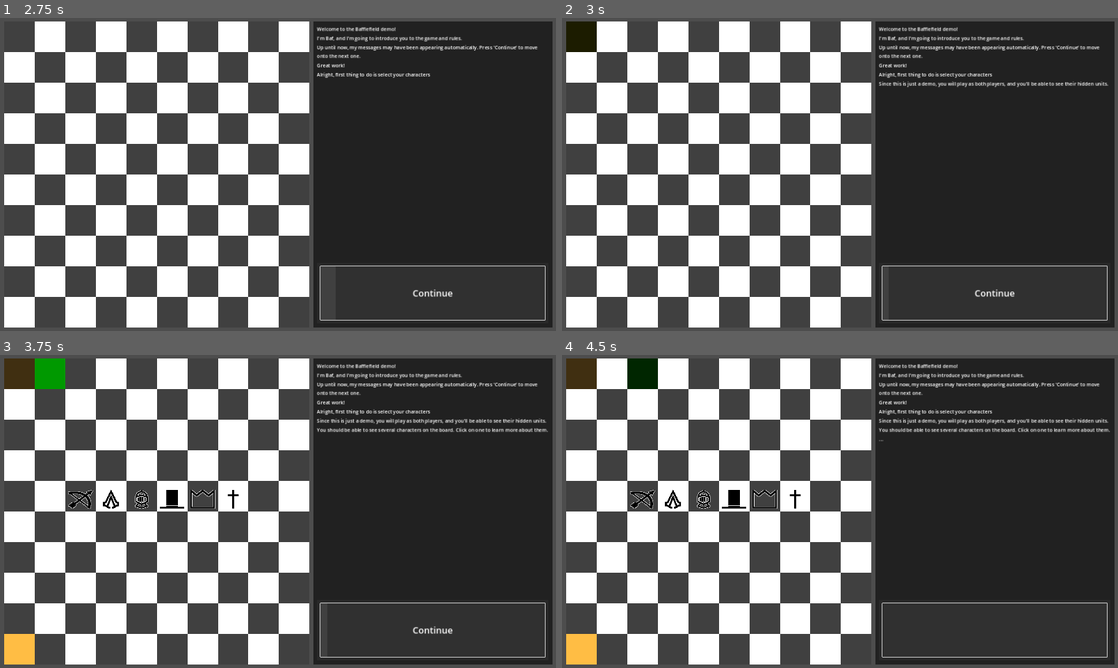
Above: before the commit, frames 1-4 (two rows, left to right).
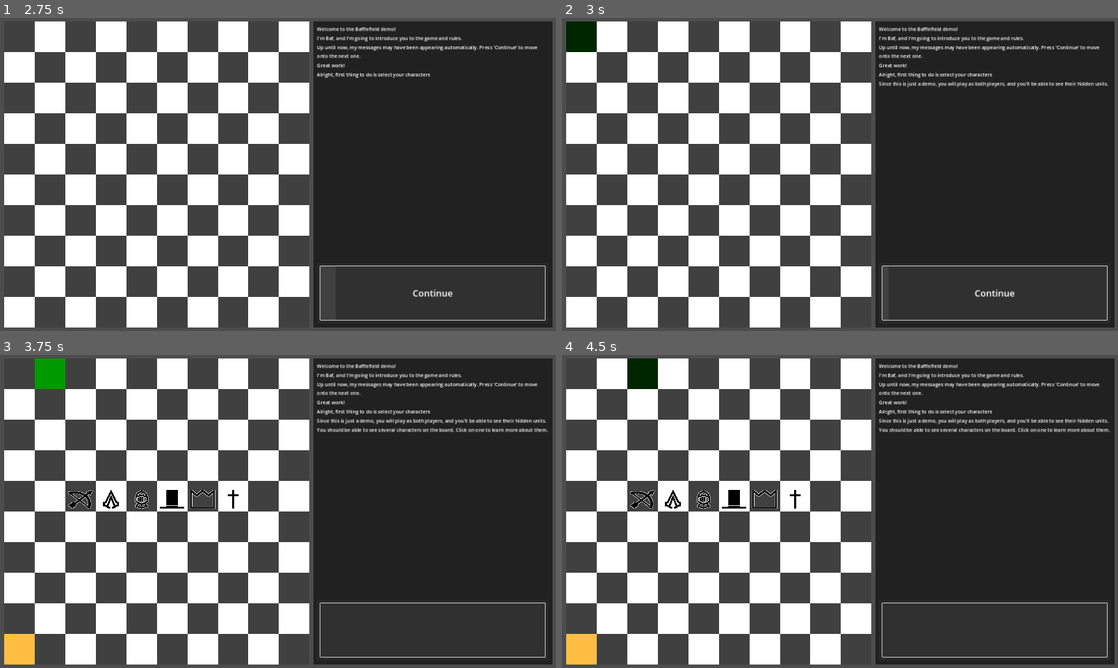
Above: after the commit, the same moments.

Repository: Taliesin268/Bafflefield
Game: Godot game, scene res://scenes/Bafflefield.tscn
The game is run twice, just before and just after one commit, with the same random seed, the same clock (stepped at 60 frames per second) and the same inputs.
Inputs (mouse positions are in pixels of both pictures, inside the frame that each line leads up to):
- Up to frame 1 (2.75 s): click "Continue" at 0.5 s; click "Continue" at 1.25 s; click "Continue" at 2 s
- Up to frame 2 (3 s): tap Enter at 2.75 s; move the mouse to (578, 36) at 2.77 s; click (578, 36) at 2.92 s
- Up to frame 3 (3.75 s): tap Space at 3.5 s; move the mouse to (50, 373) at 3.52 s; click (50, 373) at 3.67 s
- Up to frame 4 (4.5 s): tap Enter at 4.25 s; move the mouse to (639, 373) at 4.27 s; click (639, 373) at 4.42 s

Frame 1 is identical in both runs. In frame 2, 0.5% of the frame differs, in the area x 0-7%, y 1-11%; in frame 3, 0.6%, in the area x 0-82%, y 1-90%; in frame 4, 0.5%.

Commit message:
finished board setup

Diff:
--- a/Unit.gd
+++ b/Unit.gd
@@ -9,8 +9,12 @@
 	set(value):
 		defeated = value
 		_update_unit_sprite()
+var unit_type_name: String:
+	get:
+		return UnitType.keys()[_unit_type]
 
 # PRIVATE VARIABLES
+var _visible: bool = true
 var _hidden: bool = false
 var _unit_type: UnitType
 var _sprite_set: UnitSpriteSet
@@ -19,12 +23,28 @@
 # PUBLIC FUNCTIONS
 func init(unit_type: UnitType, white = false):
 	_unit_type = unit_type
+	_white = white
 	_set_unit_sprite_values()
-	_white = white
 	_update_unit_sprite()
 
 func reveal():
 	_hidden = false
+	_update_unit_sprite()
+
+func hide_unit():
+	_hidden = true
+	_update_unit_sprite()
+
+func update_visibility(visibility: Board.BoardVisibility):
+	match visibility:
+		Board.BoardVisibility.ALL: _visible = true
+		Board.BoardVisibility.NONE: _visible = false
+		Board.BoardVisibility.WHITE:
+			if _white: _visible = true
+			else: _visible = false
+		Board.BoardVisibility.BLACK:
+			if _white: _visible = false
+			else: _visible = true
 	_update_unit_sprite()
 
 func get_unit_name():
@@ -32,36 +52,30 @@
 
 # PRIVATE FUNCTIONS
 func _update_unit_sprite():
-	if _white:
-		if defeated:
-			texture = _sprite_set.white_defeated_sprite
-		elif _hidden:
-			texture = _sprite_set.white_hidden_sprite
-		else:
-			texture = _sprite_set.white_sprite
-	else:
-		if defeated:
-			texture = _sprite_set.defeated_sprite
-		elif _hidden:
+	if defeated:
+		texture = _sprite_set.defeated_sprite
+	elif _hidden:
+		if _visible:
 			texture = _sprite_set.hidden_sprite
 		else:
-			texture = _sprite_set.base_sprite
+			texture = _sprite_set.unknown_sprite
+	else:
+		texture = _sprite_set.base_sprite
 
 func _set_unit_sprite_values():
-	_sprite_set = UnitSpriteSet.new()
+	_sprite_set = UnitSpriteSet.new() as UnitSpriteSet
+	var ending = ".png"
+	if _white:
+		ending = "-white.png"
 	var base_path = str("res://assets/units/",get_unit_name(),"/",get_unit_name())
-	_sprite_set.base_sprite = load(str(base_path,".png"))
-	_sprite_set.white_sprite = load(str(base_path,"-white.png"))
-	_sprite_set.hidden_sprite = load(str(base_path,"-hidden.png"))
-	_sprite_set.white_hidden_sprite = load(str(base_path,"-hidden-white.png"))
-	_sprite_set.defeated_sprite = load(str(base_path,"-defeated.png"))
-	_sprite_set.white_defeated_sprite = load(str(base_path,"-defeated-white.png"))
+	_sprite_set.base_sprite = load(str(base_path,ending))
+	_sprite_set.hidden_sprite = load(str(base_path,"-hidden",ending))
+	_sprite_set.defeated_sprite = load(str(base_path,"-defeated",ending))
+	_sprite_set.unknown_sprite = load(str("res://assets/units/hidden-piece",ending))
 
 # SUBCLASSES
 class UnitSpriteSet:
 	var base_sprite
-	var white_sprite
 	var hidden_sprite
-	var white_hidden_sprite
 	var defeated_sprite
-	var white_defeated_sprite
+	var unknown_sprite
--- a/data/dialog/character_select_intro.json
+++ b/data/dialog/character_select_intro.json
@@ -3,6 +3,8 @@
 	"Since this is just a demo, you will play as both players, and you'll be able to see their hidden units.",
 	{
 		"message": "You should be able to see several characters on the board. Click on one to learn more about them.",
-		"event": "spawn_characters"
+		"event": "spawn_characters",
+		"timeout": false,
+		"disable_button": true
 	},
 ]
--- a/scenes/Board.gd
+++ b/scenes/Board.gd
@@ -1,8 +1,17 @@
 extends Node2D
 class_name Board
 
+# SIGNALS
+signal cell_selected(cell: Cell)
+
+# ENUMS
+enum BoardVisibility {BLACK,WHITE,ALL,NONE}
+
 # CONSTANTS
 const CELL_SCENE = preload("res://scenes/cell.tscn")
+
+# PUBLIC VARIABLES
+var board_visibility: BoardVisibility = BoardVisibility.ALL
 
 # PRIVATE VARIABLES
 var _cells: Array = []
@@ -15,7 +24,9 @@
 	_create_board()
 
 # CONNECTED SIGNALS
-func _cell_clicked(cell):
+func _cell_clicked(cell: Cell):
+	cell_selected.emit(cell)
+
 	if _selected_cell != null:
 		_selected_cell.set_selected(false)
 
@@ -36,6 +47,35 @@
 	cell.highlight_cell()
 	_highlighted_cells.append(cell)
 
+func remove_highlight_from_cells():
+	for cell in _highlighted_cells:
+		cell.highlight_cell(false)
+		_highlighted_cells.erase(cell)
+
+func move_selected_unit(to: int):
+	var unit = _selected_cell.unit
+	_selected_cell.unit = null
+	_cells_with_units.erase(_selected_cell)
+	var cell = get_cell(to)
+	cell.unit = unit
+	_cells_with_units.append(cell)
+
+func remove_leftover_unit():
+	for i in 6:
+		var cell = get_cell(42+i)
+		if cell.contains_unit():
+			cell.unit = null
+			_cells_with_units.erase(cell)
+			return
+
+func hide_units():
+	for cell in _cells_with_units:
+		cell.unit.hide_unit()
+
+func change_visibility(setting: BoardVisibility):
+	for cell in _cells_with_units:
+		cell.unit.update_visibility(setting)
+
 # PRIVATE FUNCTIONS
 func _create_board():
 	for column in 10:
--- a/scripts/Bafflefield.gd
+++ b/scripts/Bafflefield.gd
@@ -19,8 +19,8 @@
 	print("Dialog event triggered: ", event_name)
 	state.handle_event(event_name)
 
-func _on_state_switched(state):
-	_enter_state(state)
+func _on_state_switched(new_state):
+	_enter_state(new_state)
 
 # PRIVATE FUNCTIONS
 func _enter_state(new_state):
@@ -29,19 +29,21 @@
 
 	state = new_state.new() as BaseState
 	state.switched_state.connect(_on_state_switched)
-	state.enter_state($Board)
+	state.enter_state($Board, $UI)
 
 func _start_character_select():
-	$UI.load_dialog("character_select_intro", false)
+	$UI.load_dialog("character_select_intro")
 
 # CLASSES
 class BaseState:
 	var state_name: String = "Base State"
 	signal switched_state(state)
 	var _game_board: Board
-	func enter_state(game_board: Board):
+	var _ui: UI
+	func enter_state(game_board: Board, ui: UI):
 		print("Entering state ", state_name)
 		_game_board = game_board
+		_ui = ui
 	func exit_state():
 		print("Leaving state ", state_name)
 	func handle_event(event_name: String):
@@ -50,9 +52,9 @@
 		switched_state.emit(state)
 
 class IntroductionState extends BaseState:
-	func enter_state(game_board: Board):
+	func enter_state(game_board: Board, ui: UI):
 		state_name = "Introduction State"
-		super.enter_state(game_board)
+		super.enter_state(game_board, ui)
 
 	func handle_event(event_name: String):
 		if event_name == "spawn_characters":
@@ -63,15 +65,56 @@
 
 class CharacterSelectState extends BaseState:
 	var SUBSTATES = [
-		[ { "func": _spawn_characters, "args": [] }, { "func": _highlight_cell, "args": [ 90 ] } ]
+		[ { "func": _spawn_characters, "args": [] }, { "func": _highlight_cell, "args": [ 90 ] } ],
+		[ { "func": _highlight_cell, "args": [ 92 ] } ],
+		[ { "func": _highlight_cell, "args": [ 94 ] } ],
+		[ { "func": _highlight_cell, "args": [ 96 ] } ],
+		[ { "func": _highlight_cell, "args": [ 98 ] } ],
+		[
+			{ "func": _remove_leftover_unit, "args": [] },
+			{ "func": _hide_units, "args": [] },
+			{ "func": _change_visibility, "args": [ Board.BoardVisibility.WHITE ] },
+			{ "func": _spawn_characters, "args": [ true ] },
+			{ "func": _highlight_cell, "args": [ 9 ] }
+		],
+		[ { "func": _highlight_cell, "args": [ 7 ] } ],
+		[ { "func": _highlight_cell, "args": [ 5 ] } ],
+		[ { "func": _highlight_cell, "args": [ 3 ] } ],
+		[ { "func": _highlight_cell, "args": [ 1 ] } ],
+		[
+			{ "func": _remove_leftover_unit, "args": [] },
+			{ "func": _hide_units, "args": [] },
+			{ "func": _change_visibility, "args": [ Board.BoardVisibility.NONE ] },
+			{ "func": _prompt_game_start, "args": [] },
+		]
 	]
+
 	var _current_substate = 0
 	var _current_highlighted_cell_index: int
+	var _white: bool = false
 
-	func enter_state(game_board: Board):
+	func enter_state(game_board: Board, ui: UI):
 		state_name = "Character Select State"
-		super.enter_state(game_board)
+		super.enter_state(game_board, ui)
 		_process_substate()
+		_game_board.cell_selected.connect(_on_cell_selected)
+
+	func _on_cell_selected(cell: Cell):
+		var button = _ui.get_node("Button") as Button
+		if button.pressed.is_connected(_on_unit_chosen):
+			button.pressed.disconnect(_on_unit_chosen)
+
+		if cell.contains_unit() && cell.unit._white == _white:
+			_ui.set_button(0,str("Select ", cell.unit.unit_type_name.capitalize()))
+			button.pressed.connect(_on_unit_chosen)
+		else:
+			_ui.set_button(0,"",false)
+
+	func _on_unit_chosen():
+		_game_board.move_selected_unit(_current_highlighted_cell_index)
+		_ui.set_button(0,"",false)
+		_process_substate()
+		_ui.get_node("Button").pressed.disconnect(_on_unit_chosen)
 
 	func _spawn_characters(white: bool = false):
 		_game_board.spawn_unit(42, Unit.UnitType.ARCHER, white)
@@ -80,7 +123,7 @@
 		_game_board.spawn_unit(45, Unit.UnitType.MAGICIAN, white)
 		_game_board.spawn_unit(46, Unit.UnitType.MONARCH, white)
 		_game_board.spawn_unit(47, Unit.UnitType.PRIEST, white)
-		pass
+		_white = white
 
 	func _process_substate():
 		var operations = SUBSTATES[_current_substate]
@@ -90,6 +133,20 @@
 		_current_substate += 1
 
 	func _highlight_cell(index: int):
+		_game_board.remove_highlight_from_cells()
 		_game_board.highlight_cell(index)
 		_current_highlighted_cell_index = index
-		pass
+
+	func _remove_leftover_unit(): _game_board.remove_leftover_unit()
+	func _hide_units(): _game_board.hide_units()
+	func _change_visibility(setting: Board.BoardVisibility): _game_board.change_visibility(setting)
+
+	func _prompt_game_start():
+		_ui.set_button(0,"Start Game")
+		_ui.get_node("Button").pressed.connect(_start_game)
+
+	# TODO the prompt should actually be in the game state, and prompting game start should happen
+	# on entering that state - to avoid having to remove the on-select triggers.
+	func _start_game():
+		# Move to Game state
+		_ui.print_message("Starting game...")
--- a/scripts/UI.gd
+++ b/scripts/UI.gd
@@ -1,4 +1,5 @@
 extends Control
+class_name UI
 
 # SIGNALS
 signal dialog_complete(dialog_name)
@@ -10,14 +11,17 @@
 var _dialog_name
 
 # BUILT-IN FUNCTIONS
-func _process(delta):
+func _process(_delta):
 	if $Button/ButtonTimer.is_stopped(): return
 	$Button/TimeoutButton.value = $Button/ButtonTimer.time_left
 
 # CONNECTED SIGNALS
 func _on_button_pressed():
-	if _dialog != null && _current_message == _dialog.size():
+	if _dialog == null:
+		return
+	if _current_message == _dialog.size():
 		_resolve_dialog()
+		return
 	progress_dialog()
 
 func _on_button_timer_timeout():
@@ -25,10 +29,6 @@
 
 # PUBLIC FUNCTIONS
 func progress_dialog():
-	if _dialog == null:
-		print_message("...")
-		return
-
 	var message = "..."
 	if _dialog[_current_message] is String:
 		message = _dialog[_current_message]
@@ -41,6 +41,9 @@
 			set_button()
 		else:
 			set_button(_get_read_time(message))
+
+		if _dialog[_current_message].has("disable_button"):
+			set_button(0,"",false)
 
 		print_message(message)
 		_current_message += 1
--- a/scripts/cell.gd
+++ b/scripts/cell.gd
@@ -13,7 +13,16 @@
 # PUBLIC VARS
 var row: int = 0
 var column: int = 0
-var unit: Unit
+var unit: Unit:
+	set(value):
+		if value == null && unit != null:
+			remove_child(unit)
+		else:
+			add_child(value)
+		unit = value
+var index: int:
+	get:
+		return row*10+column
 
 # PRIVATE VARS
 var _colors = {
@@ -31,8 +40,6 @@
 func _ready():
 	# Set the color scheme based on the index of the cell
 	_update_color()
-
-	if row == 0: _states[CellState.HIGHLIGHTED] = true
 
 	# Adjust the position based on the index
 	position.x += row*100
@@ -60,13 +67,14 @@
 	var new_unit: Unit = unit_scene.instantiate()
 	new_unit.init(unit_type, white)
 	unit = new_unit
-	add_child(unit)
 
 func highlight_cell(state: bool = true):
 	_states[CellState.HIGHLIGHTED] = state
 	_update_color()
 
-# PUBLIC FUNCTIONS
+func contains_unit():
+	return unit != null
+
 func is_black() -> bool:
 	return (row + column) % 2 == 0
 
Binary file added: assets/units/hidden-piece-white.png
Not shown, added: assets/units/hidden-piece-white.png.import
Binary file added: assets/units/hidden-piece.png
Not shown, added: assets/units/hidden-piece.png.import
